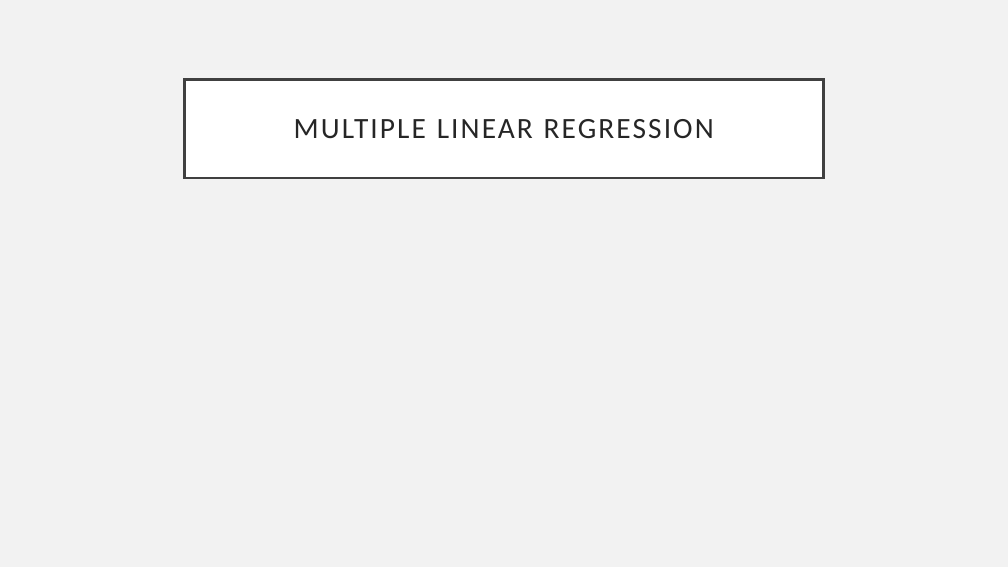
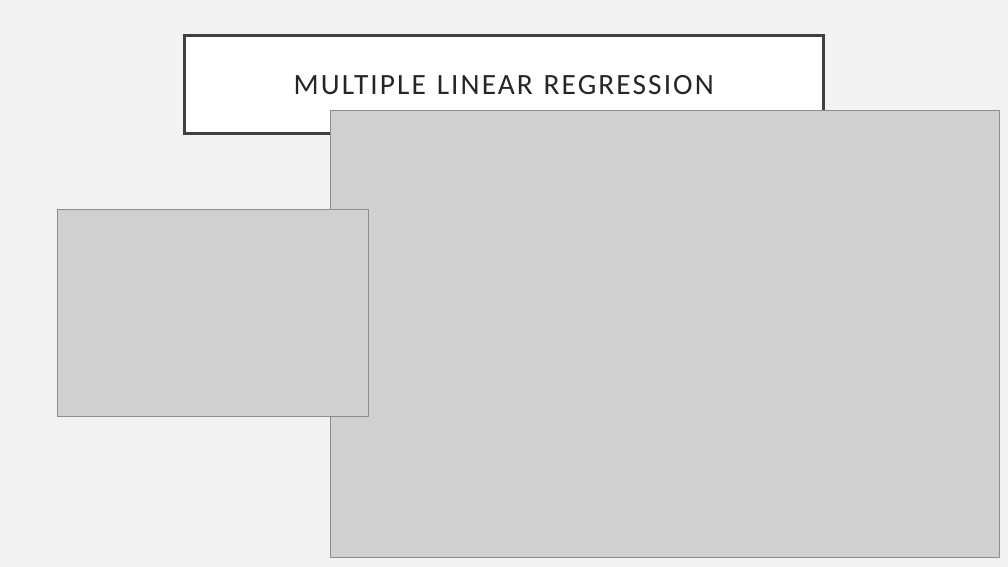
Before and after one commit to staceywai/Final-Project, a slide deck: slide 9 of Final Project.pptx. Drawn at 1008x567 pixels with LibreOffice and Linux fonts; fonts in the diff are those of the drawing; grey boxes stand for pictures. Boxes give left, top, right and bottom in pixels: in the first picture for what was removed or moved away, otherwise in the second. Text is boxed around its words. In the diff, an @@ line names an element or a change of style, - is before the commit and + after.

Commit message:
update slide

```diff
--- a/Final Project.pptx
+++ b/Final Project.pptx
@@ title "MULTIPLE LINEAR REGRESSION": place and size @@
-title "MULTIPLE LINEAR REGRESSION" at <box>185,79,823,178</box>
+title "MULTIPLE LINEAR REGRESSION" at <box>185,36,823,134</box>
@@ picture added at <box>330,111,1000,557</box> @@
@@ picture added at <box>57,209,369,417</box> @@
```
